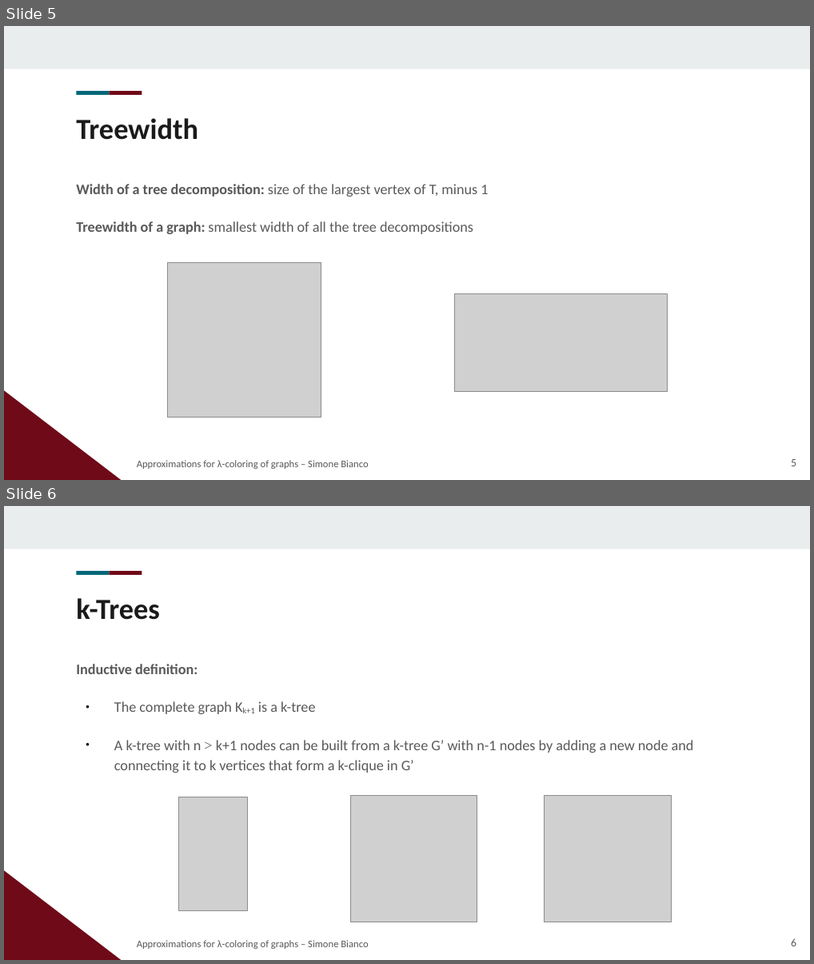
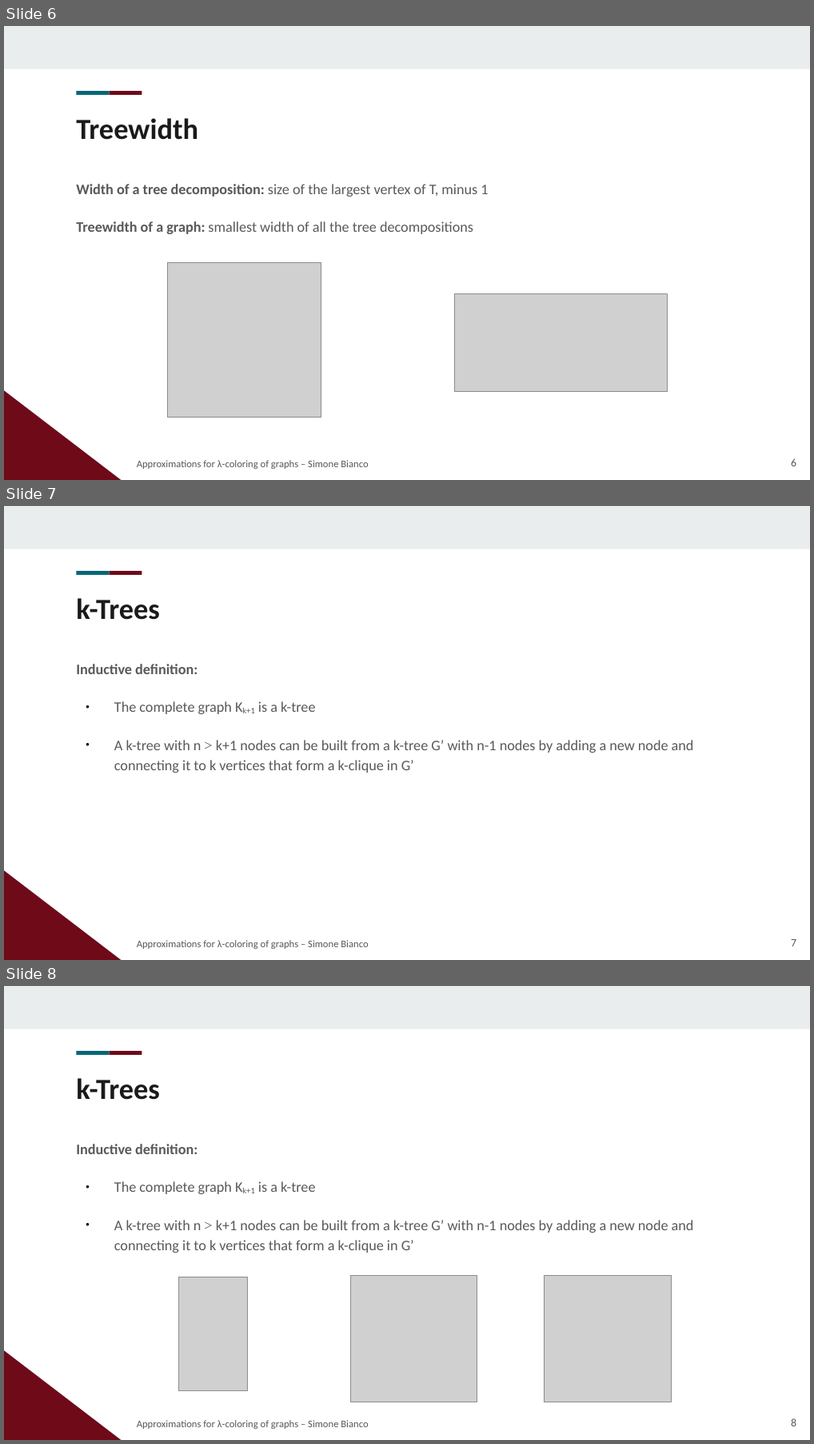
Before and after one commit to Exyss/university-notes, a slide deck: Presentations/Lambda Coloring/slides.odp. Shown one above the other, each under a label of ours: slides 5 and 6 before the commit, slides 6, 7 and 8 after it. The pictures are 814x964 and 814x1444 pixels, drawn with LibreOffice and Linux fonts; fonts in the diff are those of the drawing; grey boxes stand for pictures; background and template pictures are left out. Boxes give left, top, right and bottom in pixels: in the first picture for what was removed or moved away, otherwise in the second. Text is boxed around its words. In the diff, an @@ line names an element or a change of style, - is before the commit and + after.

```diff
--- a/Presentations/Lambda Coloring/slides.odp
+++ b/Presentations/Lambda Coloring/slides.odp
@@ slide 7 added at [4, 506, 810, 960], background #FFFFFF; not listed: 4 template elements that a slide beside it also shows @@
@@ title added at [76, 598, 160, 620], 26 pt, text #1A1A1A, bold @@
+k-Trees
@@ text added at [76, 664, 694, 772], 13 pt, text #595959 @@
+Inductive definition:
+● The complete graph Kk+1 is a k-tree
+● A k-tree with n > k+1 nodes can be built from a k-tree G’ with n-1 nodes by adding a new node and connecting it to k vertices that form a k-clique in G’
@@ text added at [137, 940, 368, 948], 9 pt, text #595959 @@
+Approximations for λ-coloring of graphs – Simone Bianco
@@ page number added at [791, 939, 797, 946], 10 pt, text #595959 @@
+7
@@ what was slide 5 is now slide 6 @@
@@ page number at [791, 458, 797, 466]: text changed @@
-5
+6
@@ what was slide 6 is now slide 8 @@
@@ page number at [791, 1418, 797, 1426]: text changed @@
-6
+8
```
Also in this commit, not shown: 4 slides changed, 11 other slides added, 3 other files.
